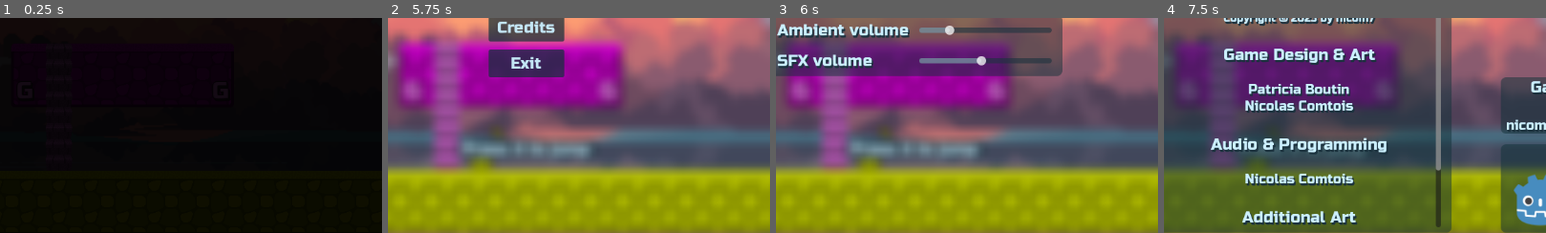
Above: before the commit, frames 1-4 (left to right).
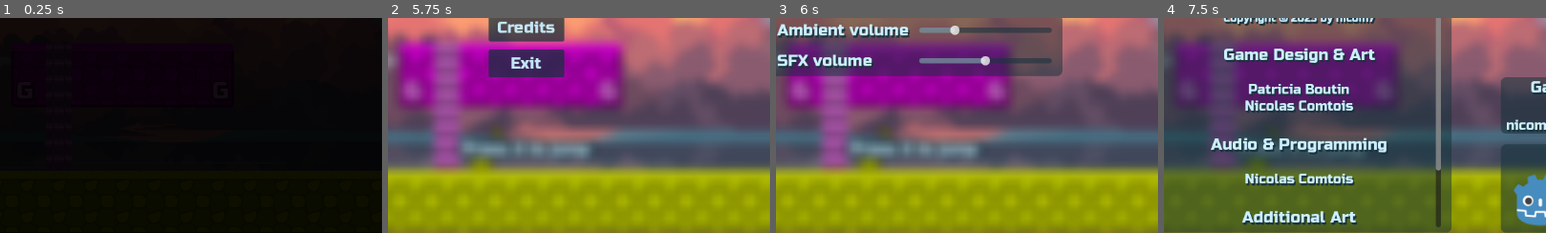
Above: after the commit, the same moments.

Repository: nicom7/game-off-2023
Game: Godot game, scene res://main.tscn
Two runs of this game, one before a commit and one after it. Both use one fixed random seed, a clock stepped at 60 frames per second and the inputs below.
Inputs (mouse positions are % of the whole screen's width and height, from its top left):
- Up to frame 1 (0.25 s): no input
- Up to frame 2 (5.75 s): tap Enter at 0.5 s; hold Right (ui_right) 0.53-2.03 s; hold Left (ui_left) 2.03-2.78 s; hold Right (ui_right) 2.78-4.28 s; hold Left (ui_left) 4.28-5 s; click (97, 6) at 5 s
- Up to frame 3 (6 s): click "Settings" at 5.75 s
- Up to frame 4 (7.5 s): click (3, 6) at 6.5 s; click "Credits" at 7.25 s
The pictures show only the part of the screen within x 32-82%, y 48-98%; the shares and areas given below are measured in that part.

Frames 1-2 are identical in both runs. In frame 3, 0.2% of the frame differs, in the area x 44-56%, y 3-23%; in frame 4, nothing differs.

Commit message:
Save current level and volume settings in user data

Diff:
--- a/gui/settings_menu_contents.gd
+++ b/gui/settings_menu_contents.gd
@@ -3,8 +3,11 @@
 signal back_pressed()
 
 func _ready() -> void:
-	%AmbientVolSlider.value = db_to_linear(AudioServer.get_bus_volume_db(AudioServer.get_bus_index("Ambient")))
-	%SFXVolSlider.value = db_to_linear(AudioServer.get_bus_volume_db(AudioServer.get_bus_index("SFX")))
+	var ambient_volume: float = GlobalSettings.get_setting("global", "ambient_volume")
+	var sfx_volume: float = GlobalSettings.get_setting("global", "sfx_volume")
+	%AmbientVolSlider.value = ambient_volume
+	%SFXVolSlider.value = sfx_volume
+
 
 func _on_back_btn_pressed() -> void:
 	back_pressed.emit()
@@ -19,6 +22,7 @@
 
 
 func _on_ambient_vol_slider_value_changed(value: float) -> void:
+	GlobalSettings.set_setting("global", "ambient_volume", value)
 	AudioServer.set_bus_volume_db(AudioServer.get_bus_index("Ambient"), linear_to_db(value))
 
 
@@ -27,4 +31,5 @@
 
 
 func _on_sfx_vol_slider_value_changed(value: float) -> void:
+	GlobalSettings.set_setting("global", "sfx_volume", value)
 	AudioServer.set_bus_volume_db(AudioServer.get_bus_index("SFX"), linear_to_db(value))
--- a/levels/level_manager.gd
+++ b/levels/level_manager.gd
@@ -23,6 +23,7 @@
 func _update_current_level() -> void:
 	if is_node_ready():
 		_current_level = clampi(_current_level, 0, _level_providers.size() - 1)
+		GlobalSettings.set_setting("player", "current_level", _current_level)
 
 func _create_level_provider(level_info: LevelInfo) -> LevelProvider:
 	var provider: LevelProvider
@@ -64,5 +65,6 @@
 	return false
 
 func _ready() -> void:
+	_current_level = GlobalSettings.get_setting("player", "current_level")
 	_generate_level_providers()
 	_update_current_level()
--- a/project.godot
+++ b/project.godot
@@ -25,6 +25,7 @@
 
 VersionInfo="*res://addons/gitversion/version_info.gd"
 Config="*res://utils/config.tscn"
+GlobalSettings="*res://utils/global_settings.gd"
 
 [debug]
 
--- /dev/null
+++ b/utils/default_settings.tres
@@ -0,0 +1,15 @@
+[gd_resource type="Resource" script_class="SettingsInfo" load_steps=2 format=3 uid="uid://tp01k05nhtih"]
+
+[ext_resource type="Script" path="res://utils/settings_info.gd" id="1_w40se"]
+
+[resource]
+script = ExtResource("1_w40se")
+values = {
+"global": {
+"ambient_volume": 0.25,
+"sfx_volume": 0.5
+},
+"player": {
+"current_level": 0
+}
+}
--- /dev/null
+++ b/utils/global_settings.gd
@@ -0,0 +1,38 @@
+extends Node
+
+var _settings: Dictionary = {}
+
+@export var settings_info: SettingsInfo = preload("res://utils/default_settings.tres")
+@export var settings_path: String = "user://global_settings.cfg"
+
+var _config: ConfigFile = ConfigFile.new()
+
+func _init():
+	load_settings()
+
+func _notification(what):
+	if what == NOTIFICATION_WM_CLOSE_REQUEST:
+		save_settings()
+
+func set_setting(path: String, n: String, value: Variant):
+	_settings[path][n] = value
+	save_settings()
+
+func get_setting(path: String, n: String) -> Variant:
+	return _settings[path][n]
+
+func load_settings():
+	_settings = settings_info.values
+	if _config.load(settings_path) == OK:
+		for section in _settings.keys():
+			var section_settings = _settings[section]
+			for setting in section_settings.keys():
+				section_settings[setting] = _config.get_value(section, setting, section_settings[setting])
+
+func save_settings():
+	for section in _settings.keys():
+		var section_settings = _settings[section]
+		for setting in section_settings.keys():
+			_config.set_value(section, setting, section_settings[setting])
+
+	_config.save(settings_path)
--- /dev/null
+++ b/utils/settings_info.gd
@@ -0,0 +1,4 @@
+class_name SettingsInfo
+extends Resource
+
+@export var values: Dictionary = {}
Not shown: 1 places in characters/player/player.tscn that only renumber resources
Not shown: 1 places in gui/big_player.tscn that only renumber resources
